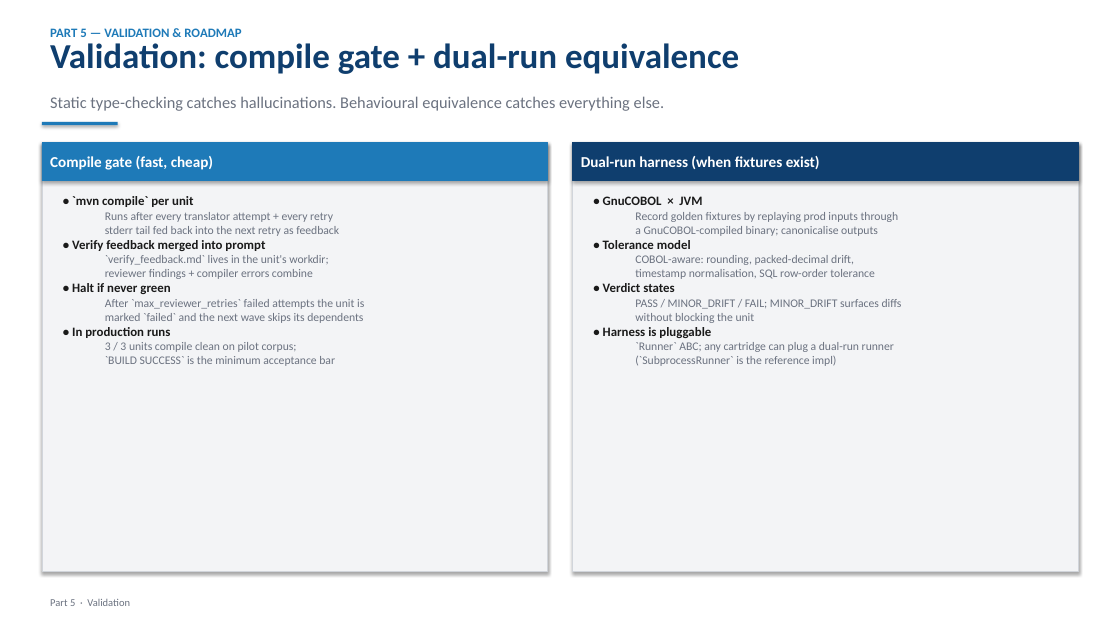
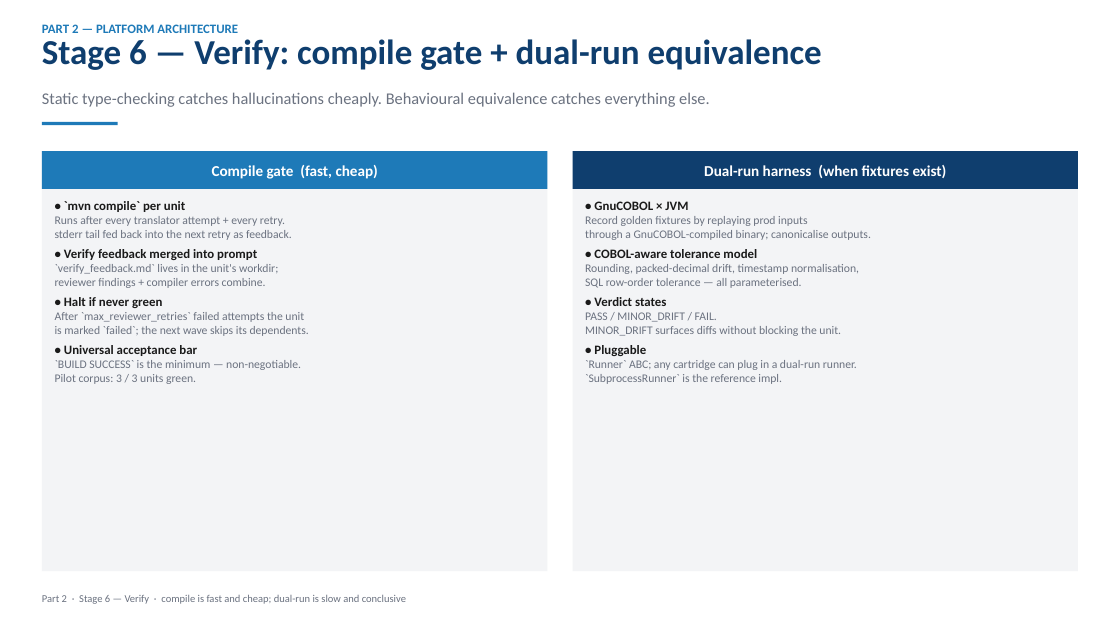
Before and after one commit to cwijayasundara/legacy_mod_maf_v2, a slide deck: slide 18 of docs/design_deck.pptx (slide 28 before the commit). Drawn at 1120x630 pixels with LibreOffice and Linux fonts; fonts in the diff are those of the drawing. Boxes give left, top, right and bottom in pixels: in the first picture for what was removed or moved away, otherwise in the second. Text is boxed around its words. In the diff, an @@ line names an element or a change of style, - is before the commit and + after.

```diff
--- a/docs/design_deck.pptx
+++ b/docs/design_deck.pptx
@@ text at <box>42,24,238,33</box>: text changed @@
-PART 5 — VALIDATION & ROADMAP
+PART 2 — PLATFORM ARCHITECTURE
@@ text at <box>42,39,822,70</box>: text changed @@
-Validation: compile gate + dual-run equivalence
+Stage 6 — Verify: compile gate + dual-run equivalence
@@ text at <box>42,92,710,107</box>: text changed @@
-Static type-checking catches hallucinations. Behavioural equivalence catches everything else.
+Static type-checking catches hallucinations cheaply. Behavioural equivalence catches everything else.
@@ rectangle at <box>42,122,118,125</box>: shadow off @@
@@ text "Compile gate (fast, cheap)": place and size @@
-text "Compile gate (fast, cheap)" at <box>42,143,548,181</box>
+text "Compile gate (fast, cheap)" at <box>212,165,378,179</box>
@@ text "Compile gate (fast, cheap)" at <box>212,165,378,179</box>: alignment left to centre; fill #1E7AB8 to none; outline #1E7AB8 0.75 pt to none; shadow off @@
@@ rectangle: place and size @@
-rectangle at <box>42,143,548,571</box>
+rectangle at <box>42,151,548,571</box>
@@ rectangle at <box>42,151,548,571</box>: outline #D1D5DB 0.75 pt to none; shadow off @@
@@ rectangle added at <box>42,151,548,189</box>, fill #1E7AB8 @@
@@ text "Dual-run harness (when fixtures exist)": place and size @@
-text "Dual-run harness (when fixtures exist)" at <box>573,143,1079,181</box>
+text "Dual-run harness (when fixtures exist)" at <box>704,165,947,178</box>
@@ text "Dual-run harness (when fixtures exist)" at <box>704,165,947,178</box>: alignment left to centre; fill #0F3E6E to none; outline #0F3E6E 0.75 pt to none; shadow off @@
@@ rectangle at <box>573,151,1079,571</box>: outline #D1D5DB 0.75 pt to none; shadow off @@
@@ rectangle: place and size @@
-rectangle at <box>573,143,1079,571</box>
+rectangle at <box>573,151,1079,571</box>
@@ rectangle added at <box>573,151,1079,189</box>, fill #0F3E6E @@
@@ text "• `mvn compile` per unit": place and size @@
-text "• `mvn compile` per unit" at <box>72,196,364,366</box>
+text "• `mvn compile` per unit" at <box>55,201,309,384</box>
@@ text "• GnuCOBOL × JVM": place and size @@
-text "• GnuCOBOL × JVM" at <box>603,196,902,366</box>
+text "• GnuCOBOL × JVM" at <box>585,201,871,384</box>
@@ text "• GnuCOBOL × JVM" at <box>585,201,871,384</box>: more space between paragraphs @@
@@ text at <box>55,216,292,240</box>: text changed @@
-  Runs after every translator attempt + every retry
-  stderr tail fed back into the next retry as feedback
+Runs after every translator attempt + every retry.
+stderr tail fed back into the next retry as feedback.
@@ text at <box>585,216,871,288</box>: text changed @@
-  Record golden fixtures by replaying prod inputs through
-  a GnuCOBOL-compiled binary; canonicalise outputs
-• Tolerance model
-  COBOL-aware: rounding, packed-decimal drift,
-  timestamp normalisation, SQL row-order tolerance
+Record golden fixtures by replaying prod inputs
+through a GnuCOBOL-compiled binary; canonicalise outputs.
+• COBOL-aware tolerance model
+Rounding, packed-decimal drift, timestamp normalisation,
+SQL row-order tolerance — all parameterised.
@@ text at <box>55,264,278,274</box>: more space between paragraphs; list level 2 to 1 in "`verify_feedback.md` lives in the unit's ..." @@
@@ text at <box>55,278,266,288</box>: text changed @@
-  reviewer findings + compiler errors combine
+reviewer findings + compiler errors combine.
@@ text at <box>55,312,309,384</box>: text changed @@
-  After `max_reviewer_retries` failed attempts the unit is
-  marked `failed` and the next wave skips its dependents
-• In production runs
-  3 / 3 units compile clean on pilot corpus;
-  `BUILD SUCCESS` is the minimum acceptance bar
+After `max_reviewer_retries` failed attempts the unit
+is marked `failed`; the next wave skips its dependents.
+• Universal acceptance bar
+`BUILD SUCCESS` is the minimum — non-negotiable.
+Pilot corpus: 3 / 3 units green.
@@ text at <box>585,312,857,384</box>: text changed @@
-  PASS / MINOR_DRIFT / FAIL; MINOR_DRIFT surfaces diffs
-  without blocking the unit
-• Harness is pluggable
-  `Runner` ABC; any cartridge can plug a dual-run runner
-  (`SubprocessRunner` is the reference impl)
+PASS / MINOR_DRIFT / FAIL.
+MINOR_DRIFT surfaces diffs without blocking the unit.
+• Pluggable
+`Runner` ABC; any cartridge can plug in a dual-run runner.
+`SubprocessRunner` is the reference impl.
@@ text at <box>42,595,406,604</box>: text changed @@
-Part 5 · Validation
+Part 2 · Stage 6 — Verify · compile is fast and cheap; dual-run is slow and conclusive
```
Also in this commit, not shown: 27 other slides changed, 9 slides added, 3 slides removed, 1 other file.
